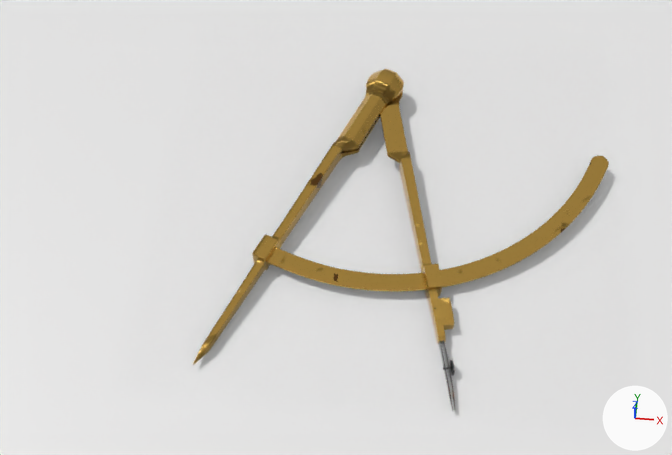
One commit to the Blender file compass.blend: the scene before it, then after it.
Before and after are seen from a 50 mm lens placed at (-0.002, -0.25, 0.35), pointed at (-0.023, -0.02, 0.001). Lighting does not change. The marker at lower right points along +X, +Y and +Z. The same objects are shown in both versions, whatever each file hides.

Names of what the first picture shows: 'Left-part-bottom.001', 'Left-part.001', 'Paper', 'Right-part.001', 'Screw.001', 'Table'.
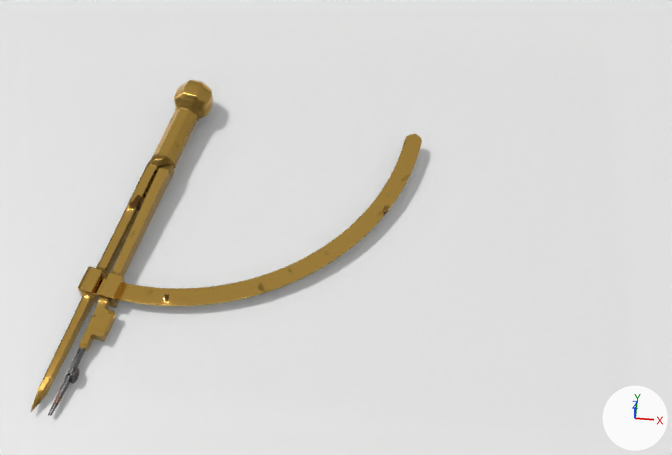
Location of each change, [x1, y1, x2, y2] in pixels of the pictures (672 x 455 px):
'Right-part.001', moved, turned: before [193, 69, 609, 365]; after [30, 80, 422, 413]
'Left-part.001', moved, turned: before [380, 91, 454, 325]; after [88, 96, 213, 335]
'Left-part-bottom.001', moved, turned: before [434, 318, 455, 411]; after [48, 326, 107, 416]
'Screw.001', moved, turned: before [443, 360, 455, 376]; after [66, 368, 79, 384]

The change in detail:
Object 'Right-part.001' (ob_right_part_001) moves from (-0.0055, 0.0573, 0.009) to (-0.0966, 0.0418, 0.0091).
Object 'Right-part.001' (ob_right_part_001) turns from (-88, 1, -23) to (-88, 0.9, -11) degrees about x, y and z.
In object 'Left-part.001' (ob_left_part_001), parent is no longer ob_right_part_001.
In object 'Left-part.001' (ob_left_part_001), matrix_parent_inverse is no longer Matrix(((1.0, 0.0, 0.0, -0.0003), (0.0, 1.0, 0.0, 0.000931), (0.0, 0.0, 1.0, -0.167), (0.0, 0.0, 0.0, 1.0))).
Object 'Left-part.001' (ob_left_part_001) moves from (0.0003, -0.000931, 0.167) to (-0.0966, 0.0418, 0.00907).
Object 'Left-part.001' (ob_left_part_001) turns from (0, -35, 0) to (-88, 0.9, -11) degrees about x, y and z.
In object 'Left-part-bottom.001' (ob_left_part_bottom_001), parent is no longer ob_left_part_001.
In object 'Left-part-bottom.001' (ob_left_part_bottom_001), matrix_parent_inverse is no longer Matrix(((1.0, 0.0, 0.0, -0.0003), (0.0, 1.0, 0.0, 0.000931), (0.0, 0.0, 1.0, -0.167), (0.0, 0.0, 0.0, 1.0))).
Object 'Left-part-bottom.001' (ob_left_part_bottom_001) moves from (0.00537, -0.000731, 0.0331) to (-0.118, -0.09, 0.00352).
Object 'Left-part-bottom.001' (ob_left_part_bottom_001) turns from (0, 0, 0) to (-88, 0.9, -11) degrees about x, y and z.
In object 'Screw.001' (ob_screw_001), parent is no longer ob_left_part_bottom_001.
In object 'Screw.001' (ob_screw_001), matrix_parent_inverse is no longer Matrix(((1.0, 0.0, 0.0, -0.00537), (0.0, 1.0, 0.0, 0.000731), (0.0, 0.0, 1.0, -0.0331), (0.0, 0.0, 0.0, 1.0))).
Object 'Screw.001' (ob_screw_001) moves from (0.00233, -0.000903, 0.0203) to (-0.124, -0.102, 0.00323).
Object 'Screw.001' (ob_screw_001) turns from (0, 0, 0) to (-88, 0.9, -11) degrees about x, y and z.
